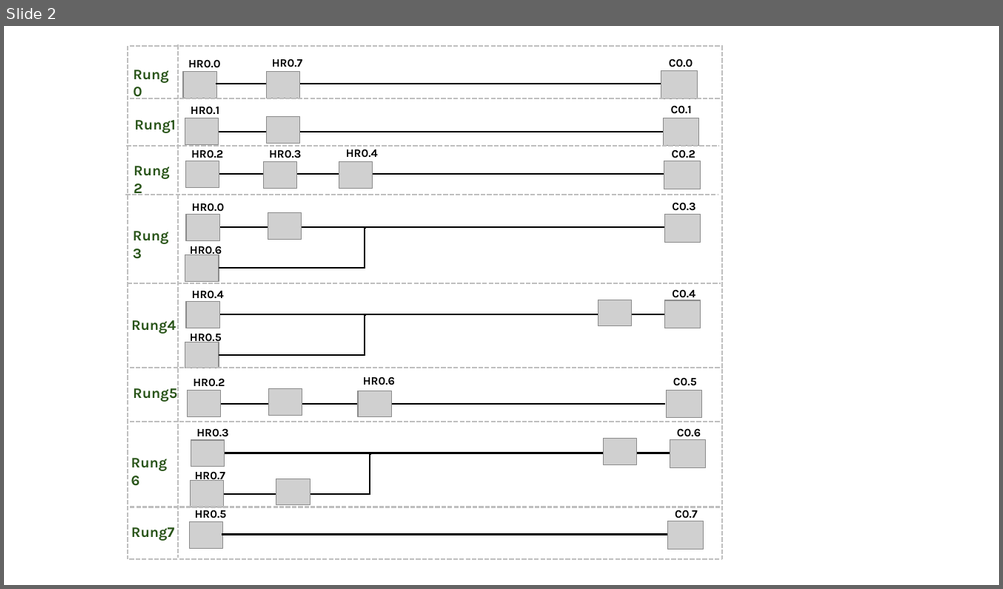
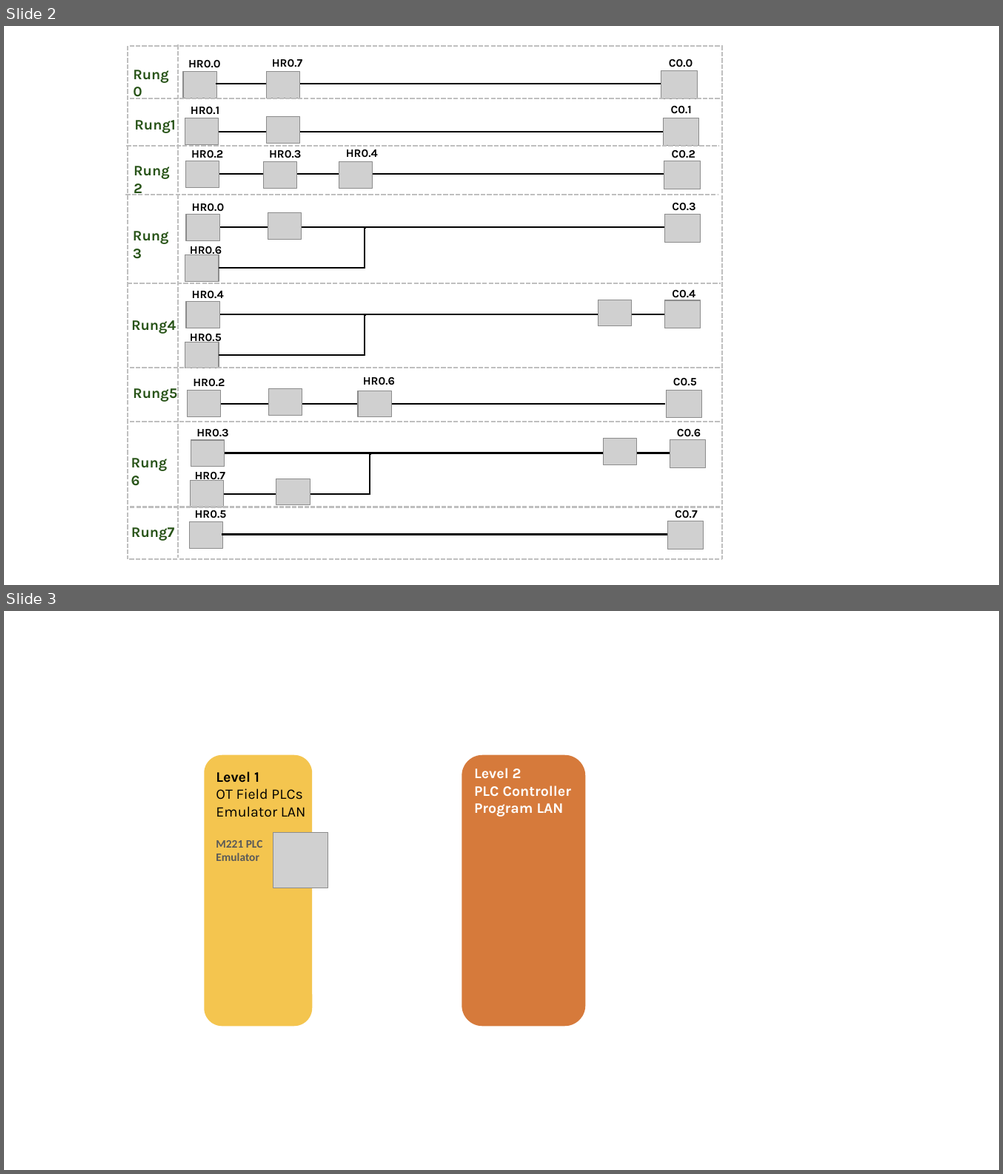
Before and after one commit to kuldeepsharma1/cyber-honey-pot, a slide deck: doc/designDoc.pptx. Shown one above the other, each under a label of ours: slide 2 before the commit, slides 2 and 3 after it. The pictures are 1003x589 and 1003x1174 pixels, drawn with LibreOffice and Linux fonts; fonts in the diff are those of the drawing; grey boxes stand for pictures. Boxes give left, top, right and bottom in pixels: in the first picture for what was removed or moved away, otherwise in the second. Text is boxed around its words. In the diff, an @@ line names an element or a change of style, - is before the commit and + after.

```diff
--- a/doc/designDoc.pptx
+++ b/doc/designDoc.pptx
@@ slide 3 added at <box>4,611,999,1170</box>, background #FFFFFF @@
@@ rounded rectangle added at <box>204,755,312,1027</box>, fill #F4C54F @@
@@ rounded rectangle added at <box>461,755,585,1027</box>, fill #D67A3B @@
@@ text added at <box>216,772,306,817</box>, 14 pt, text #000000 @@
+Level 1
+OT Field PLCs Emulator LAN
@@ text added at <box>474,768,571,817</box>, 14 pt, text #FFFFFF, bold @@
+Level 2
+PLC Controller
+Program LAN
@@ text added at <box>216,840,263,861</box>, 11 pt, text #595959, bold @@
+M221 PLC Emulator
@@ picture added at <box>273,833,327,889</box> @@
```
Also in this commit, not shown: 1 other file.
